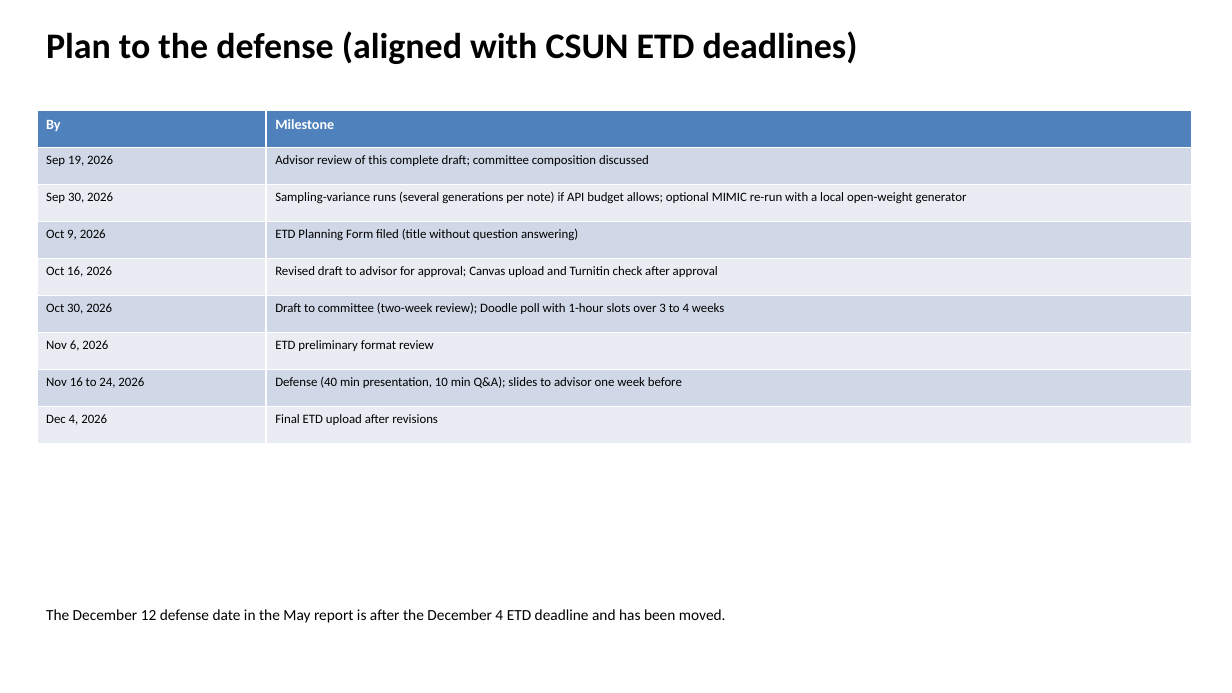
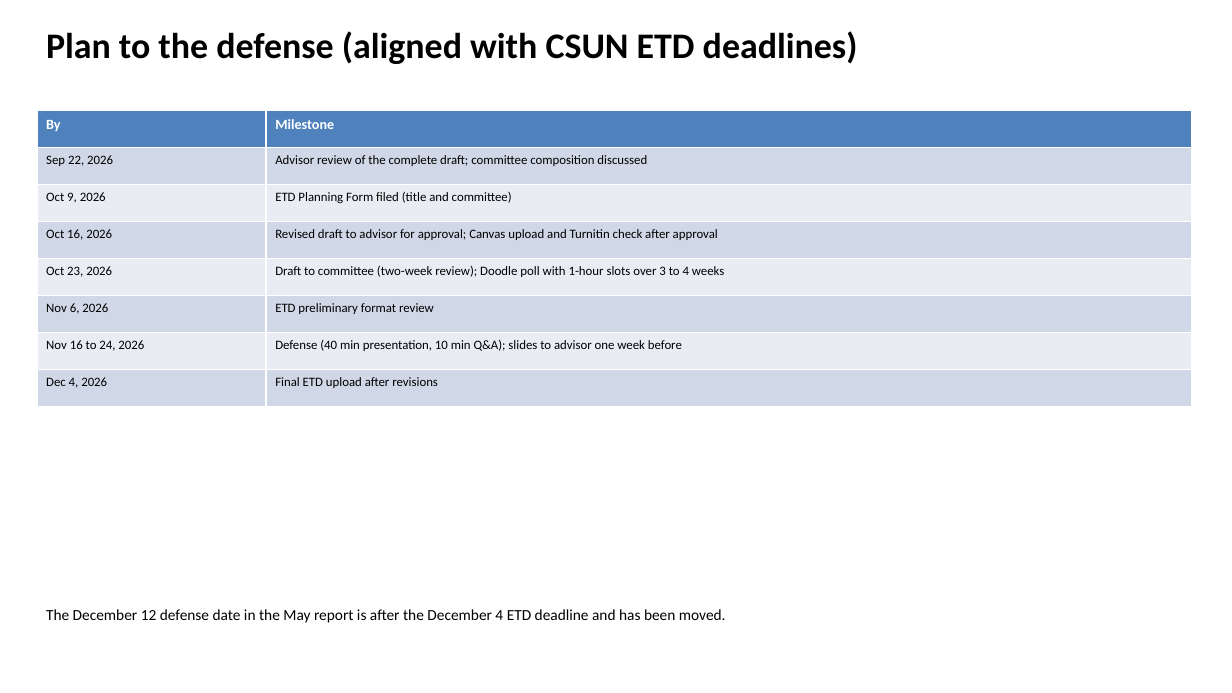
Before and after one commit to slay-a/medical-hallucination-eval, a slide deck: slide 13 of deliverables/Progress_Slides_Fall2026.pptx. Drawn at 1232x693 pixels with LibreOffice and Linux fonts; fonts in the diff are those of the drawing. Boxes give left, top, right and bottom in pixels: in the first picture for what was removed or moved away, otherwise in the second. Text is boxed around its words. In the diff, an @@ line names an element or a change of style, - is before the commit and + after.

```diff
--- a/deliverables/Progress_Slides_Fall2026.pptx
+++ b/deliverables/Progress_Slides_Fall2026.pptx
@@ table at (37, 111, 1192, 407) @@
-row 2: Sep 19, 2026 | Advisor review of this complete draft; committee composition discussed
-row 3: Sep 30, 2026 | Sampling-variance runs (several generations per note) if API budget allows; optional MIMIC re-run with a local open-weight generator
-row 4: Oct 9, 2026 | ETD Planning Form filed (title without question answering)
+row 2: Sep 22, 2026 | Advisor review of the complete draft; committee composition discussed
+row 3: Oct 9, 2026 | ETD Planning Form filed (title and committee)
-row 5, column 1: Oct 30, 2026
+row 5, column 1: Oct 23, 2026
```
Also in this commit, not shown: 8 other slides changed, 4 slides added, 4 slides removed, 11 other files.
